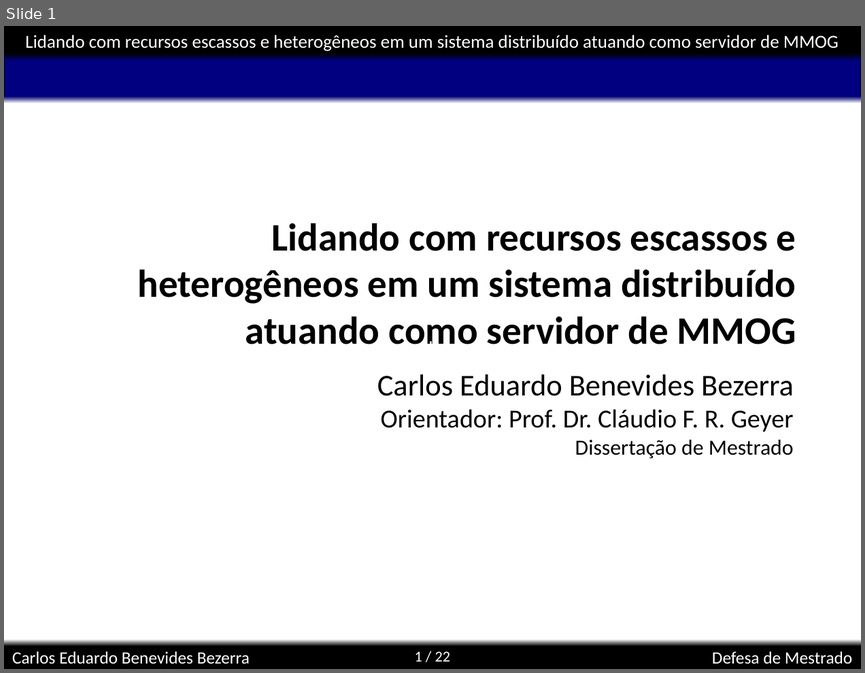
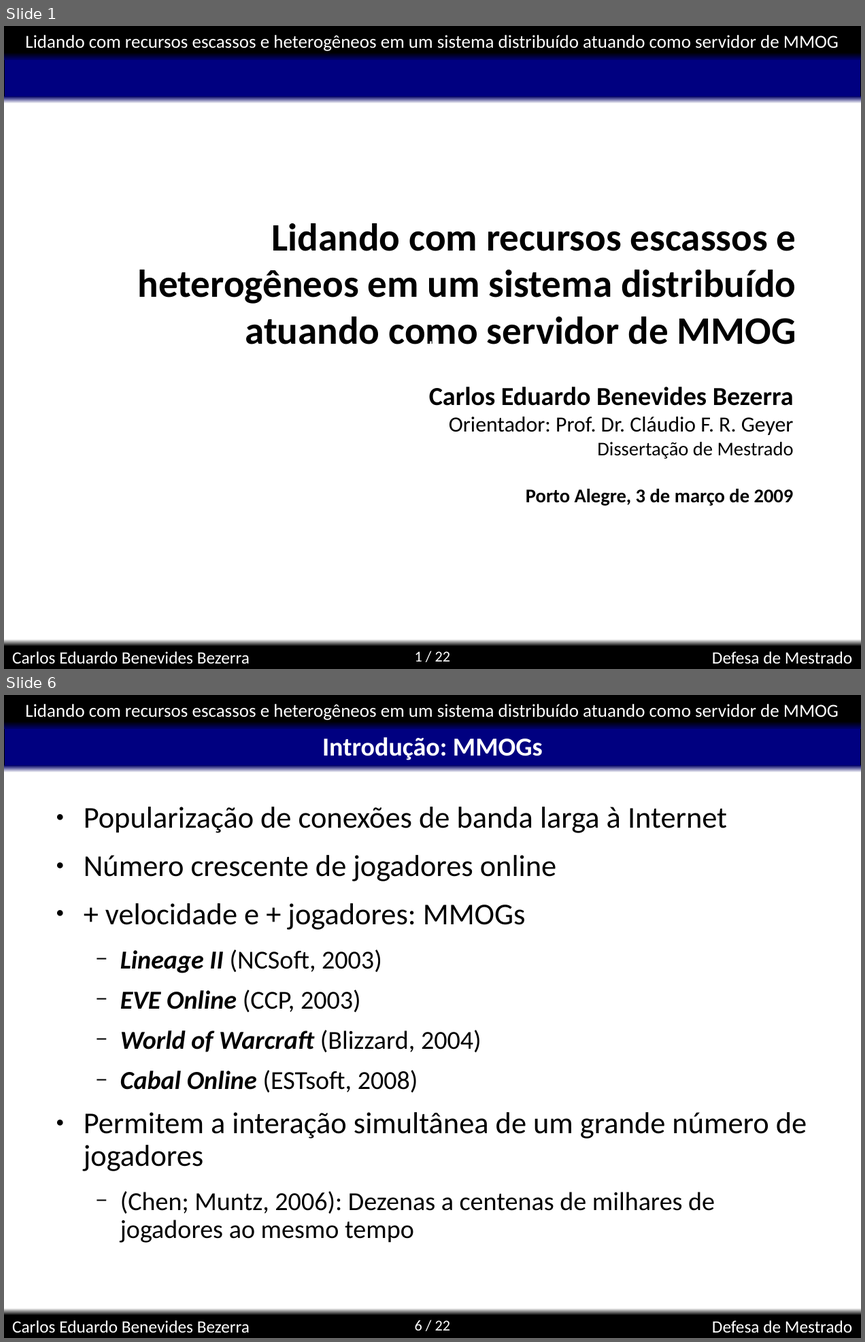
Before and after one commit to kdubezerra/kdubezerra, a slide deck: textos/dissertation/Diss_Defesa.ppt. Shown one above the other, each under a label of ours: slide 1 before the commit, slides 1 and 6 after it; the slides between them are not shown. The pictures are 865x673 and 865x1342 pixels, drawn with LibreOffice and Linux fonts; fonts in the diff are those of the drawing; background and template pictures are left out. Boxes give left, top, right and bottom in pixels: in the first picture for what was removed or moved away, otherwise in the second. Text is boxed around its words. In the diff, an @@ line names an element or a change of style, - is before the commit and + after.

```diff
--- a/textos/dissertation/Diss_Defesa.ppt
+++ b/textos/dissertation/Diss_Defesa.ppt
@@ slide 6 added at (4, 695, 861, 1338), background #FFFFFF; not listed: 8 template elements that a slide beside it also shows @@
@@ title added at (322, 737, 543, 760), 24 pt, text #FFFFFF, bold @@
+Introdução: MMOGs
@@ text added at (84, 807, 806, 1242), 24 pt, text #000000 @@
+● Popularização de conexões de banda larga à Internet
+● Número crescente de jogadores online
+● + velocidade e + jogadores: MMOGs
+  − Lineage II (NCSoft, 2003)
+  − EVE Online (CCP, 2003)
+  − World of Warcraft (Blizzard, 2004)
+  − Cabal Online (ESTsoft, 2008)
+● Permitem a interação simultânea de um grande número de jogadores
+  − (Chen; Muntz, 2006): Dezenas a centenas de milhares de jogadores ao mesmo tempo
@@ slide 1 changed as well @@
@@ subtitle "Carlos Eduardo Benevides Bezerra": place and size @@
-subtitle "Carlos Eduardo Benevides Bezerra" at (377, 374, 793, 458)
+subtitle "Carlos Eduardo Benevides Bezerra" at (429, 386, 793, 505)
@@ subtitle at (429, 386, 793, 458): size 28 to 24 pt, bold on in "Carlos Eduardo Benevides Bezerra"; size 24 to 20 pt in "Orientador: Prof. Dr. Cláudio F. R. Geyer"; size 20 to 18 pt in "Dissertação de Mestrado" @@
@@ subtitle at (526, 488, 793, 505): paragraph added @@
+Porto Alegre, 3 de março de 2009
```
Also in this commit, not shown: 4 other slides changed, 23 other slides added, 7 slides removed, 19 other files.
